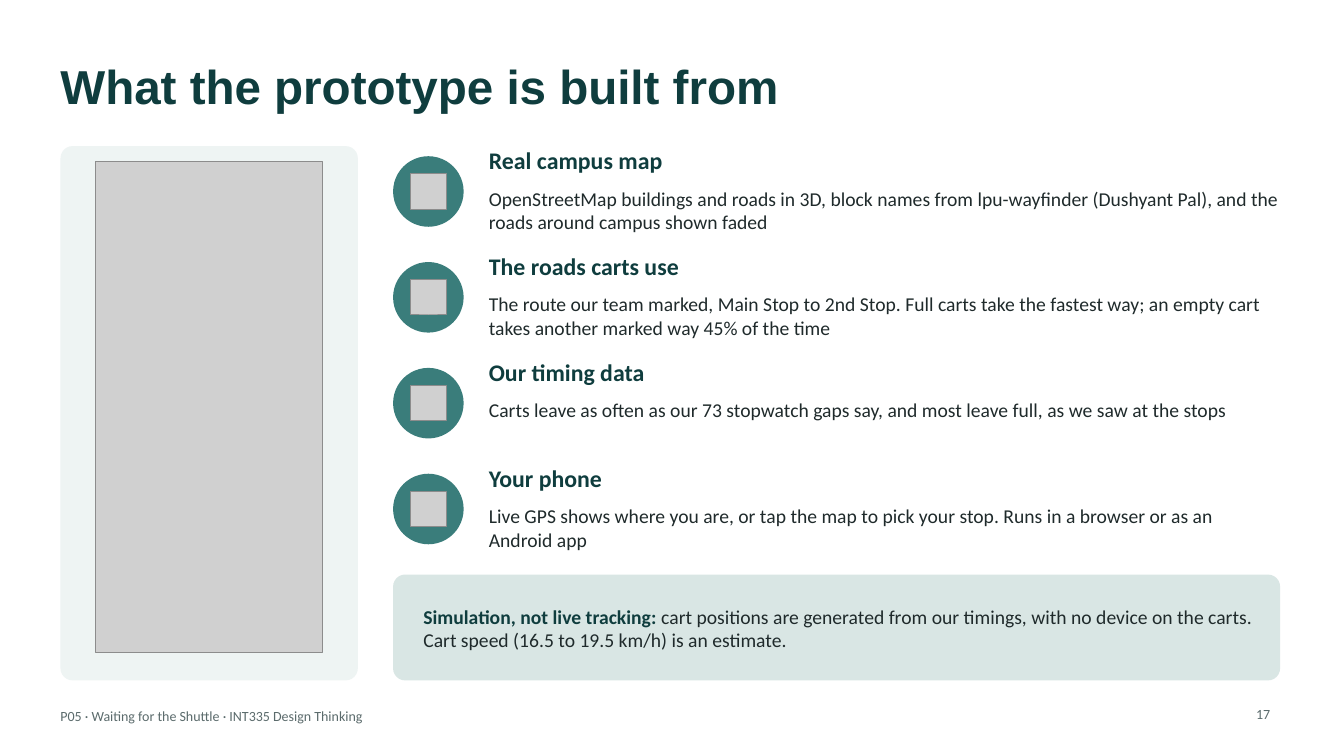
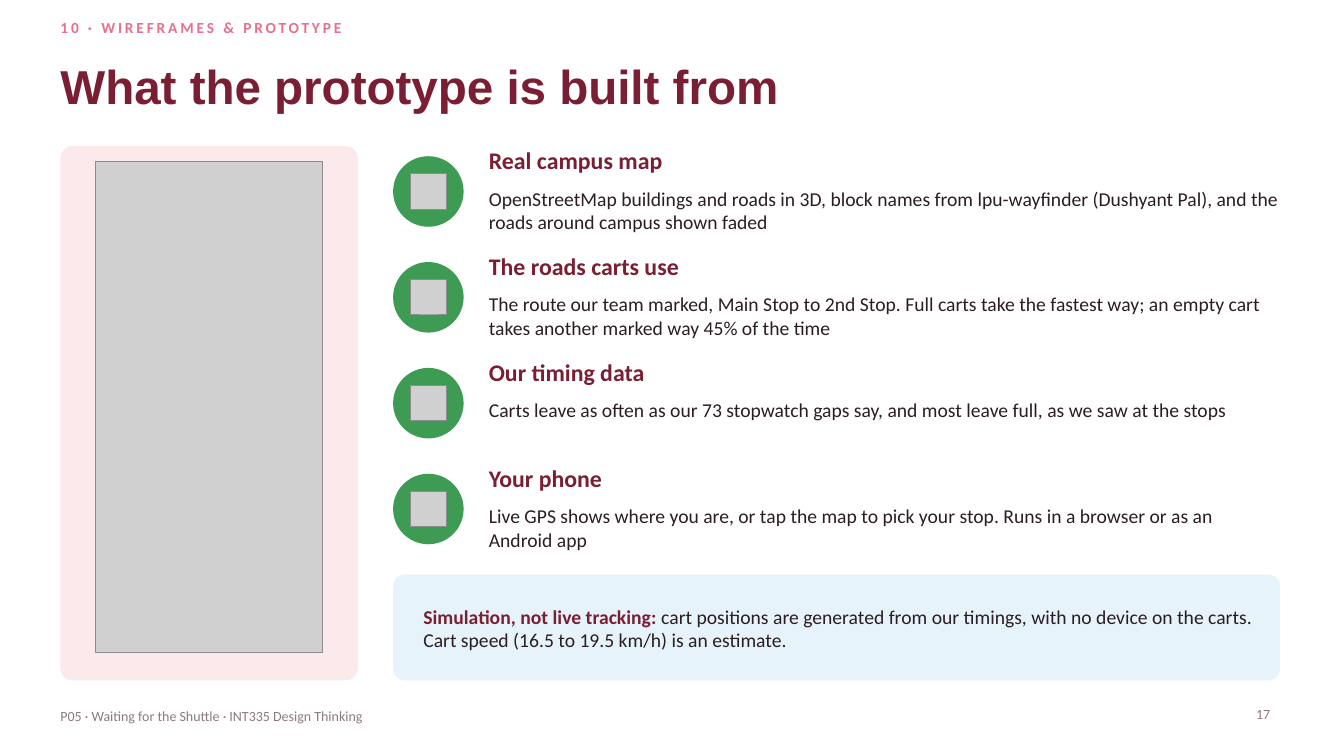
Before and after one commit to ShadowIzzHerZ/waiting-for-the-shuttle, a slide deck: slide 17 of deck/P05_Waiting_for_the_Shuttle.pptx. Drawn at 1344x756 pixels with LibreOffice and Linux fonts; fonts in the diff are those of the drawing; grey boxes stand for pictures. Boxes give left, top, right and bottom in pixels: in the first picture for what was removed or moved away, otherwise in the second. Text is boxed around its words. In the diff, an @@ line names an element or a change of style, - is before the commit and + after.

Commit message:
Deck follows the 12-section report skeleton, in the bracelet colours
Sections: problem, research plan, primary research, findings,
competitive analysis, personas and empathy map, ideation, storyboard and
journey, IA and user flow, prototype, testing and accessibility,
conclusion and links. New slides for the research plan, competitive
analysis, IA and user flow, testing and conclusion; dropped the affinity,
HMW-list and concept slides. Palette from the team's floral bracelet.

```diff
--- a/deck/P05_Waiting_for_the_Shuttle.pptx
+++ b/deck/P05_Waiting_for_the_Shuttle.pptx
@@ text added at <box>60,23,341,33</box>, 11 pt, text #E8708F, bold @@
+10 · WIREFRAMES & PROTOTYPE
@@ fill #3A7D7B to #3E9B54 in 4 elements at <box>393,156,464,227</box>, <box>393,262,464,333</box>, <box>393,368,464,439</box>, <box>393,474,464,544</box> @@
@@ text colour #0F3D3E to #7A1F33 in 5 elements at <box>60,69,779,114</box>, <box>489,152,662,173</box>, <box>489,258,678,275</box>, <box>489,364,644,385</box>, <box>489,470,602,491</box> @@
@@ rounded rectangle at <box>393,575,1280,681</box>: fill #D9E6E4 to #E6F3FA @@
@@ text "Simulation, not live tracking: cart ..." at <box>423,610,1252,650</box>: text colour #0F3D3E to #7A1F33 in "Simulation, not live tracking:"; text colour #1F2A2B to #2B1D20 in "cart positions are generated from our timings, ..." @@
@@ text "P05 · Waiting for the ..." at <box>60,711,362,724</box>: text colour #5B6B6C to #8C7A7E @@
@@ page number at <box>1256,710,1270,719</box>: text colour #5B6B6C to #8C7A7E @@
```
Also in this commit, not shown: 14 other slides changed, 5 slides added, 4 slides removed, 1 other file.
